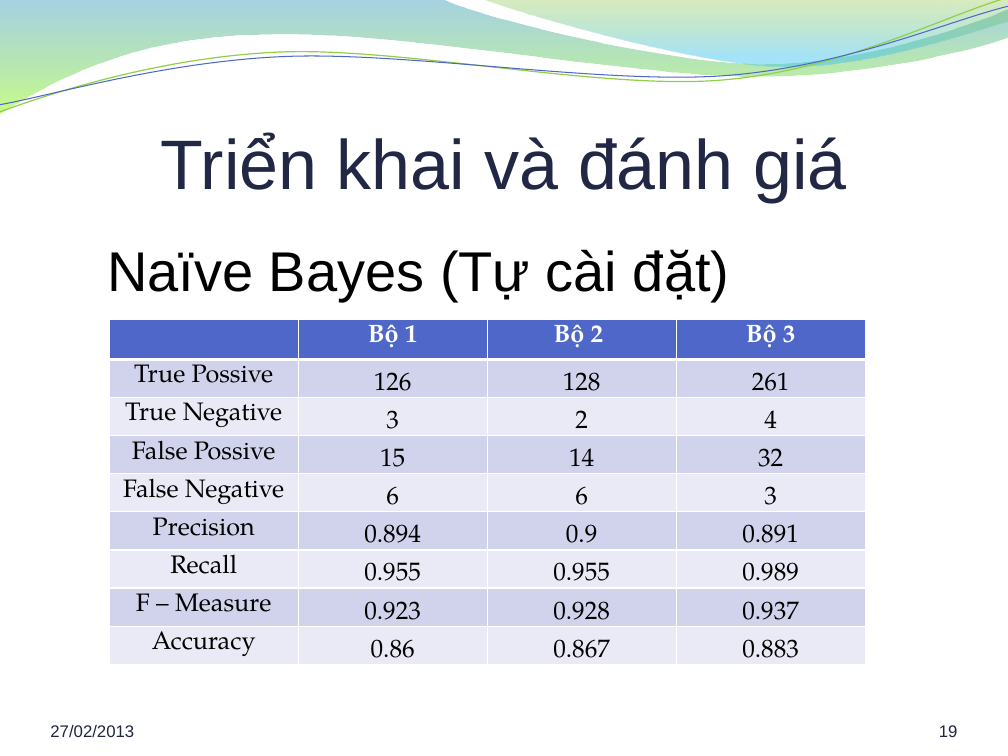
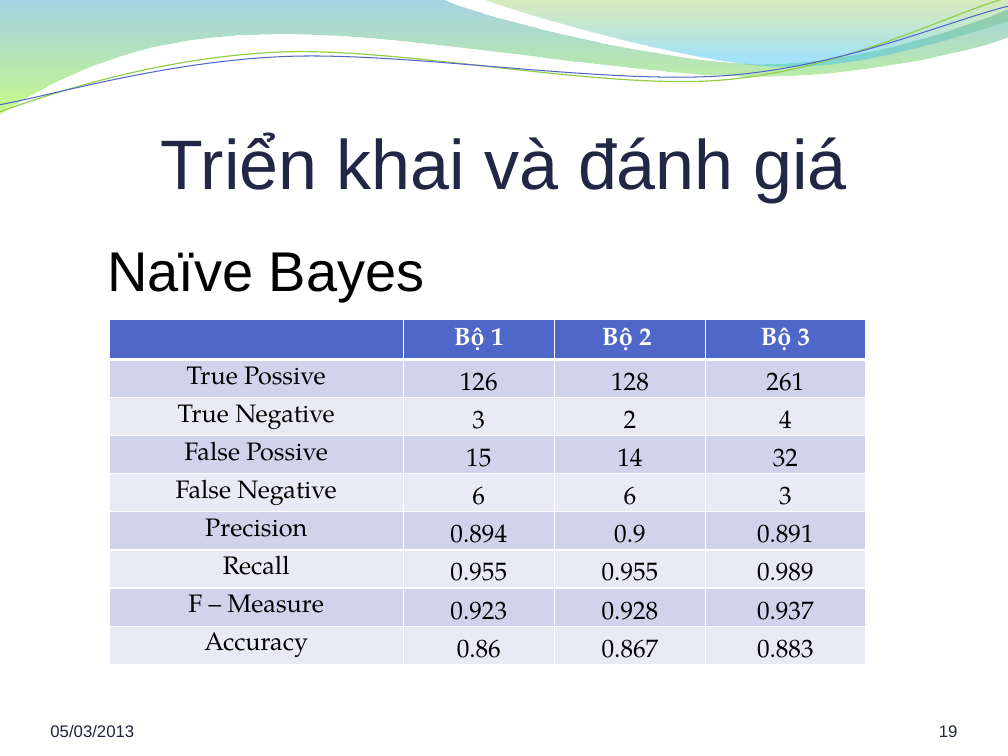
Before and after one commit to hung94it/benhvien, a slide deck: slide 19 of Diabetes/Documents/Report/Bao cao khoa luan.pptx. Drawn at 1008x756 pixels with LibreOffice and Linux fonts; fonts in the diff are those of the drawing; background and template pictures are left out. Boxes give left, top, right and bottom in pixels: in the first picture for what was removed or moved away, otherwise in the second. Text is boxed around its words. In the diff, an @@ line names an element or a change of style, - is before the commit and + after.

```diff
--- a/Diabetes/Documents/Report/Bao cao khoa luan.pptx
+++ b/Diabetes/Documents/Report/Bao cao khoa luan.pptx
@@ text at box(107, 252, 425, 300): text changed @@
-Naïve Bayes (Tự cài đặt)
+Naïve Bayes
@@ table: place and size @@
-table at box(109, 320, 867, 682)
+table at box(109, 320, 865, 723)
@@ text at box(50, 725, 134, 737): text changed @@
-27/02/2013
+05/03/2013
```
Also in this commit, not shown: 28 other slides changed.
